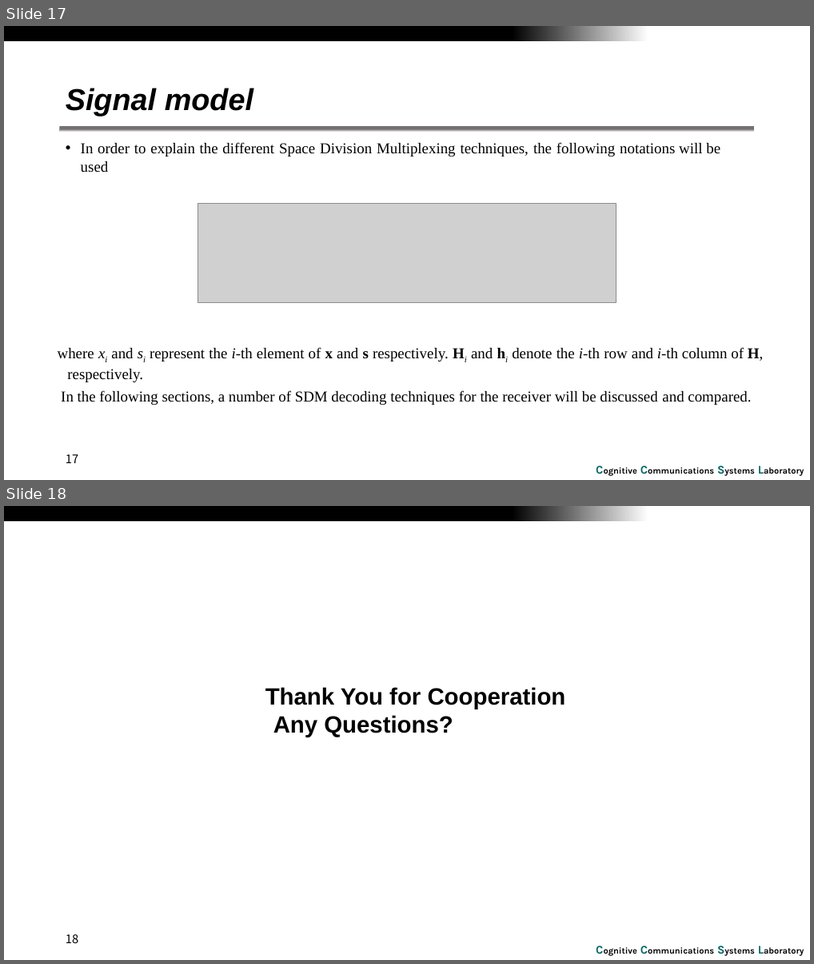
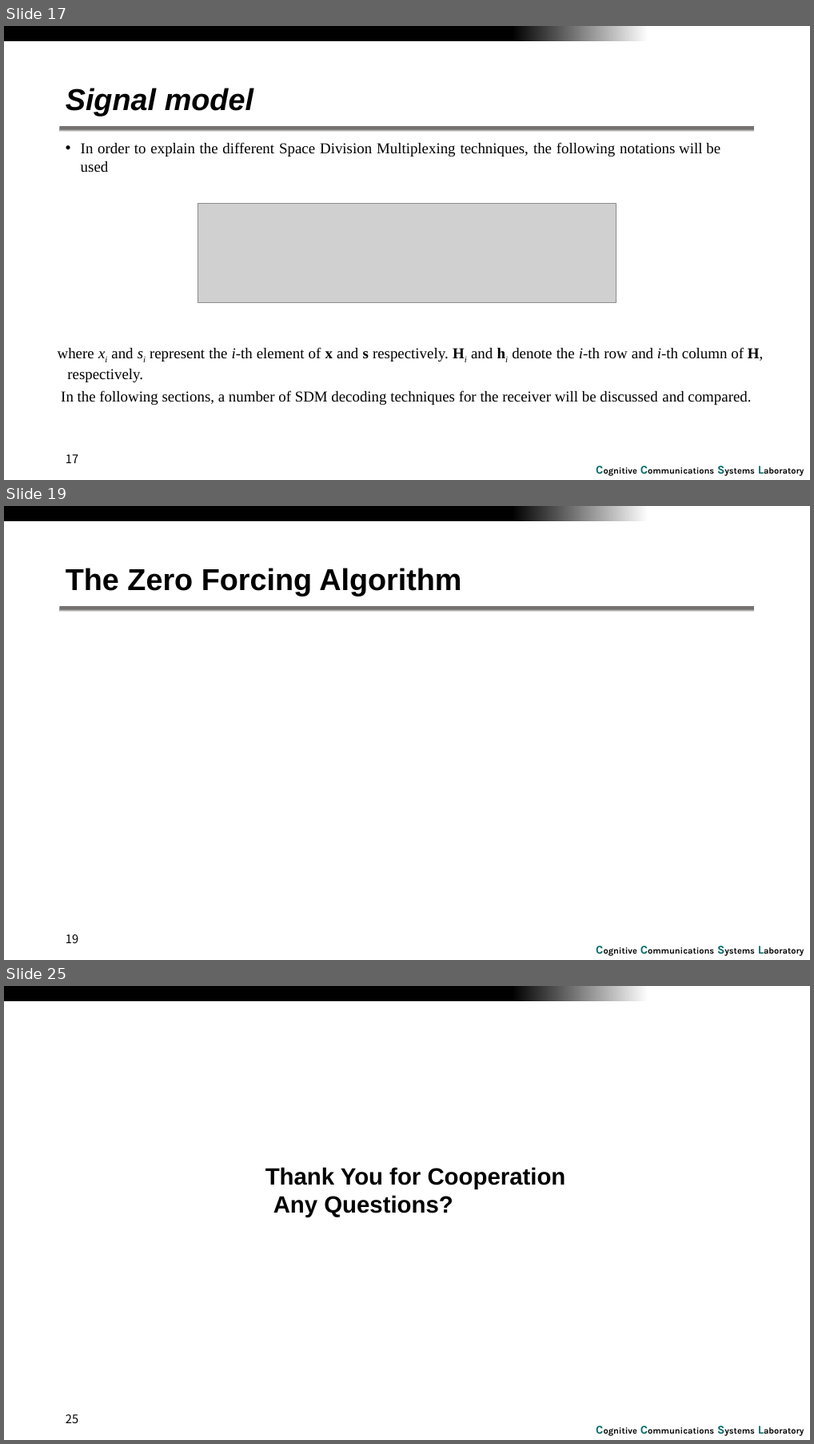
Before and after one commit to RefatHanbat/Presentation-of-SDM, a slide deck: SDM.pptx. Shown one above the other, each under a label of ours: slides 17 and 18 before the commit, slides 17, 19 and 25 after it; the slides between them are not shown. The pictures are 814x964 and 814x1444 pixels, drawn with LibreOffice and Linux fonts; fonts in the diff are those of the drawing; grey boxes stand for pictures; background and template pictures are left out. Boxes give left, top, right and bottom in pixels: in the first picture for what was removed or moved away, otherwise in the second. Text is boxed around its words. In the diff, an @@ line names an element or a change of style, - is before the commit and + after.

Commit message:
zero forcing algorithm

```diff
--- a/SDM.pptx
+++ b/SDM.pptx
@@ slide 19 added at (x1=4, y1=506, x2=810, y2=960), background #FFFFFF; not listed: 3 template elements that a slide beside it also shows @@
@@ title added at (x1=66, y1=568, x2=462, y2=596), 36 pt, text #000000, bold @@
+The Zero Forcing Algorithm
@@ page number added at (x1=66, y1=934, x2=78, y2=943), 14 pt, text #000000 @@
+19
@@ what was slide 18 is now slide 25 @@
@@ page number at (x1=66, y1=1414, x2=78, y2=1423): text changed @@
-18
+25
```
Also in this commit, not shown: 1 slide changed, 6 other slides added.
